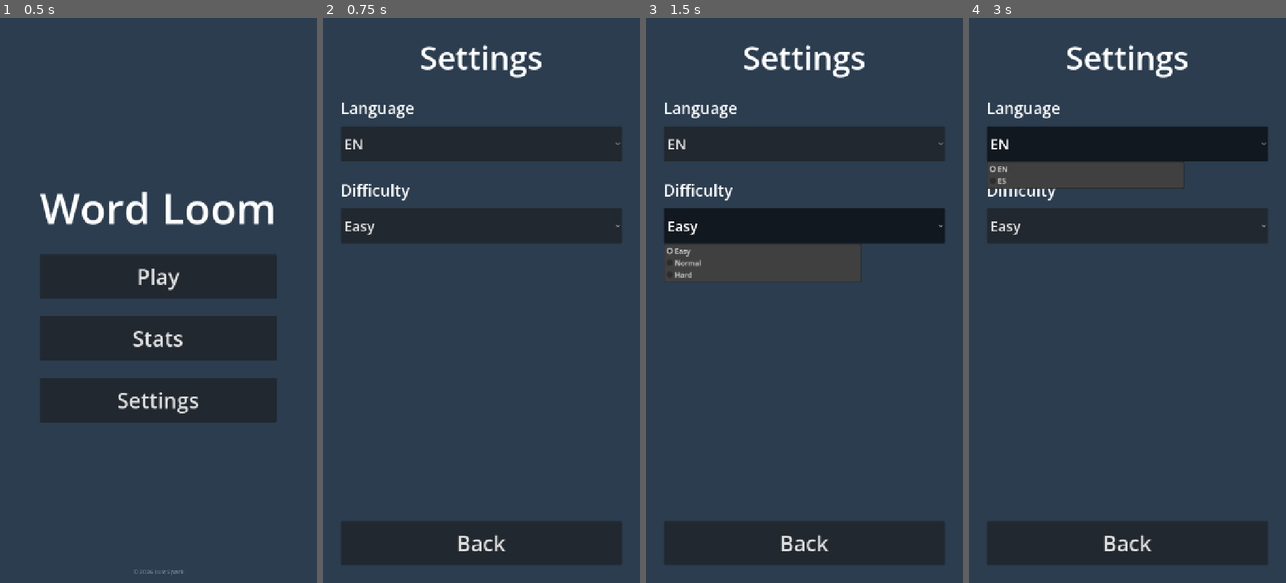
Above: before the commit, frames 1-4 (left to right).
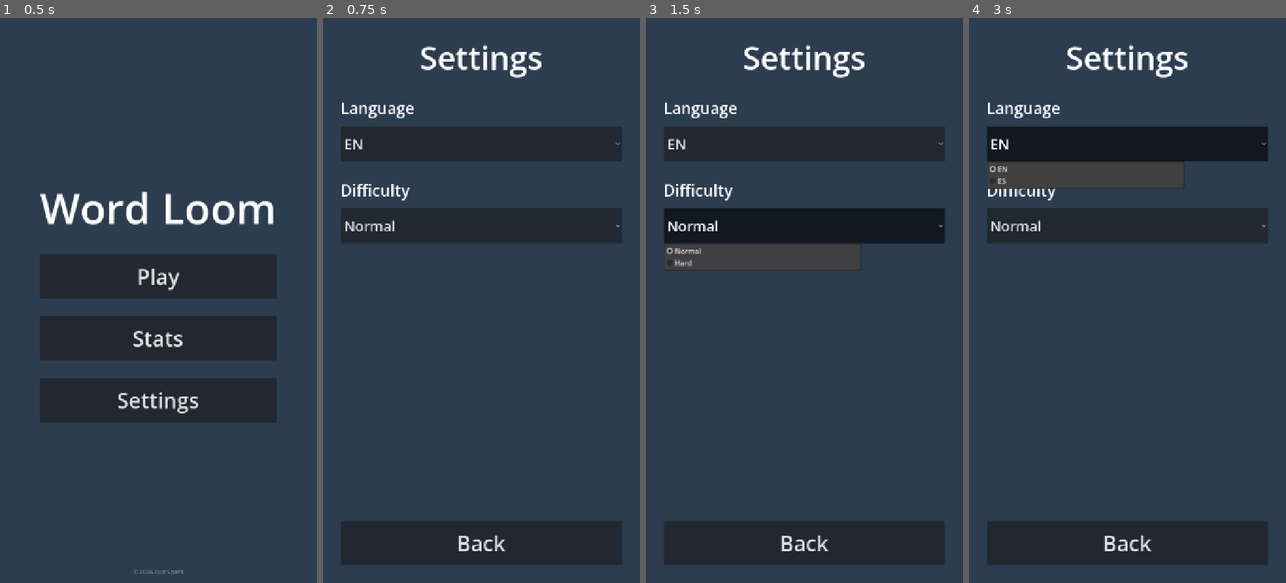
Above: after the commit, the same moments.

Repository: lux-sp4rk/wrdfall
Game: Godot game, scene res://scenes/Home.tscn
The game is run twice, just before and just after one commit, with the same random seed, the same clock (stepped at 60 frames per second) and the same inputs.
Inputs:
- Up to frame 1 (0.5 s): no input
- Up to frame 2 (0.75 s): click "Settings" at 0.5 s
- Up to frame 3 (1.5 s): click "Easy" (after the commit: "Normal") at 1.25 s
- Up to frame 4 (3 s): click "Easy" (after the commit: "Normal") at 2 s; click "EN" at 2.75 s

Frame 1 is identical in both runs. In frame 2, 0.2% of the frame differs, in the area x 7-23%, y 35-39%; in frame 3, 0.5%, in the area x 5-68%, y 35-47%; in frame 4, 0.2%.

Commit message:
feat: remove easy difficulty level

Diff:
--- a/godot/scripts/GameSettings.gd
+++ b/godot/scripts/GameSettings.gd
@@ -1,10 +1,9 @@
 extends Node
 
 var current_language: String = "en"
-var difficulty: String = "easy"
+var difficulty: String = "normal"
 
 const DIFFICULTIES = {
-	"easy": 10.0,
 	"normal": 8.0,
 	"hard": 5.0
 }
--- a/godot/scripts/Settings.gd
+++ b/godot/scripts/Settings.gd
@@ -36,14 +36,11 @@
 	difficulty_option.clear()
 	var cfg = LanguageConfig.get_config(GameSettings.current_language)
 
-	difficulty_option.add_item(cfg.ui_strings["difficulty_easy"], 0)
-	difficulty_option.set_item_metadata(0, "easy")
+	difficulty_option.add_item(cfg.ui_strings["difficulty_normal"], 0)
+	difficulty_option.set_item_metadata(0, "normal")
 
-	difficulty_option.add_item(cfg.ui_strings["difficulty_normal"], 1)
-	difficulty_option.set_item_metadata(1, "normal")
-
-	difficulty_option.add_item(cfg.ui_strings["difficulty_hard"], 2)
-	difficulty_option.set_item_metadata(2, "hard")
+	difficulty_option.add_item(cfg.ui_strings["difficulty_hard"], 1)
+	difficulty_option.set_item_metadata(1, "hard")
 
 	var selected_index: int = 0
 	for i in range(difficulty_option.get_item_count()):
